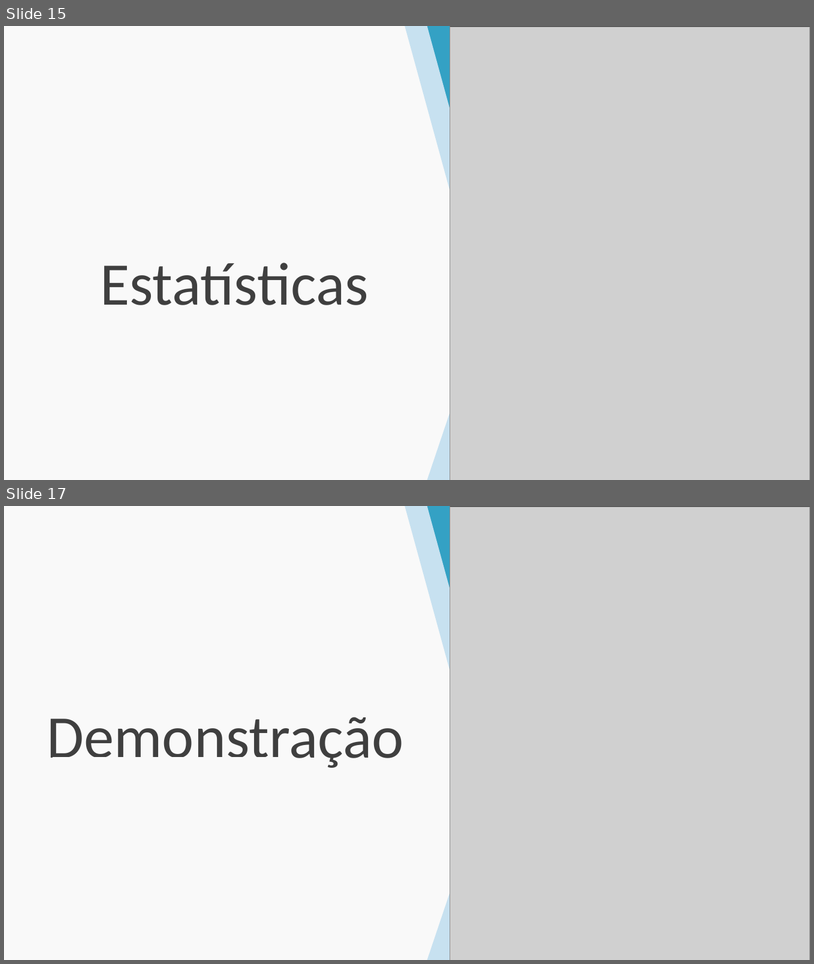
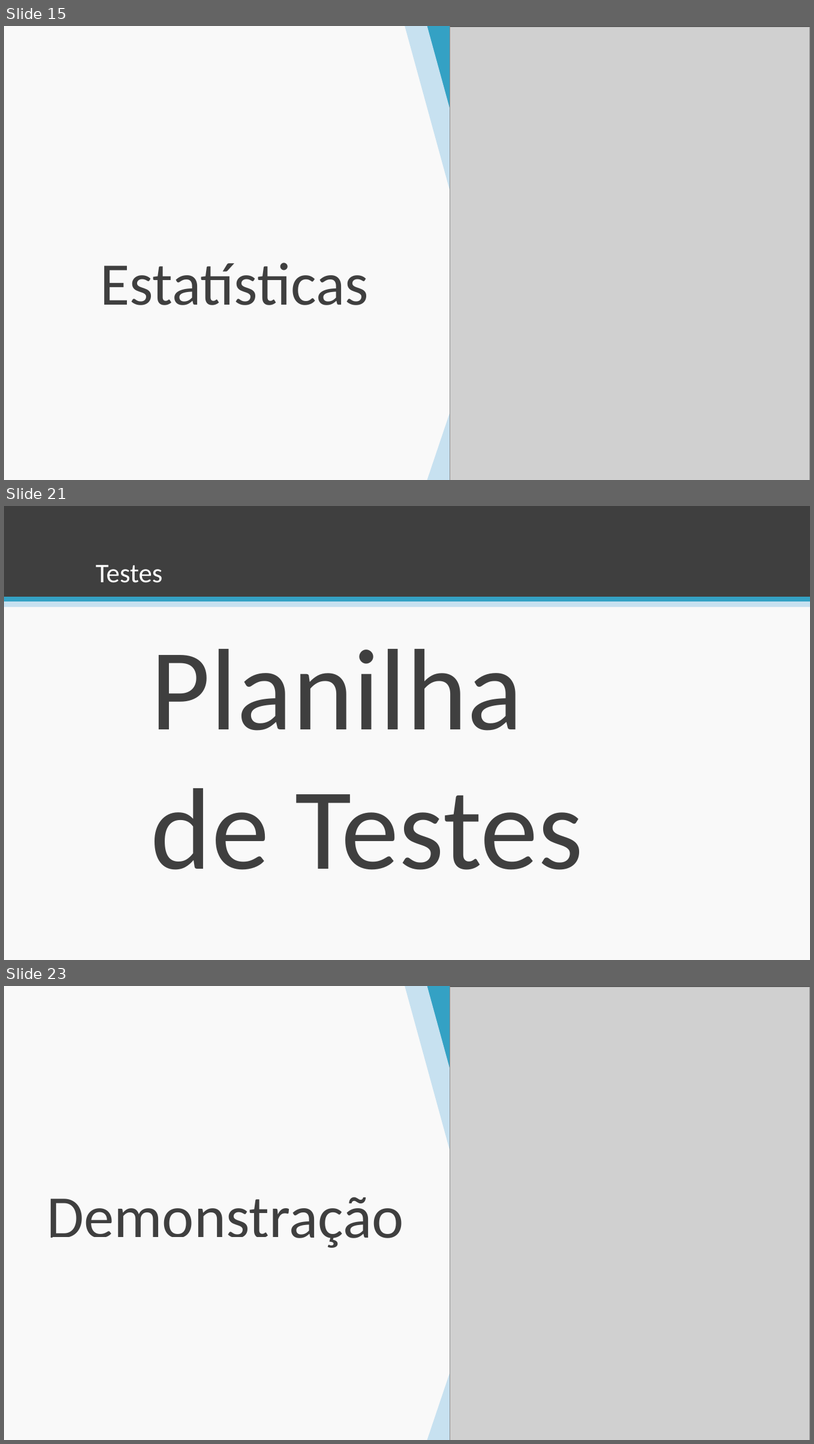
Before and after one commit to esteves-esta/TechHumi, a slide deck: documentacao/PowerPoint.pptx. Shown one above the other, each under a label of ours: slides 15 and 17 before the commit, slides 15, 21 and 23 after it; the slides between them are not shown. The pictures are 814x964 and 814x1444 pixels, drawn with LibreOffice and Linux fonts; fonts in the diff are those of the drawing; grey boxes stand for pictures; background and template pictures are left out. Boxes give left, top, right and bottom in pixels: in the first picture for what was removed or moved away, otherwise in the second. Text is boxed around its words. In the diff, an @@ line names an element or a change of style, - is before the commit and + after.

```diff
--- a/documentacao/PowerPoint.pptx
+++ b/documentacao/PowerPoint.pptx
@@ slide 21 added at [4, 506, 810, 960], background #F9F9F9 @@
@@ rectangle added at [4, 506, 810, 597], fill #3F3F3F @@
@@ title added at [96, 565, 163, 583], 32 pt, text #FFFFFF @@
+Testes
@@ rectangle added at [4, 597, 810, 602], fill #34A1C4 @@
@@ rectangle added at [4, 601, 810, 607], fill #C7E1F0 @@
@@ text added at [151, 649, 584, 870], 138 pt, text #3F3F3F @@
+Planilha de Testes
@@ what was slide 17 is now slide 23 @@
```
Also in this commit, not shown: 2 slides changed, 5 other slides added.
